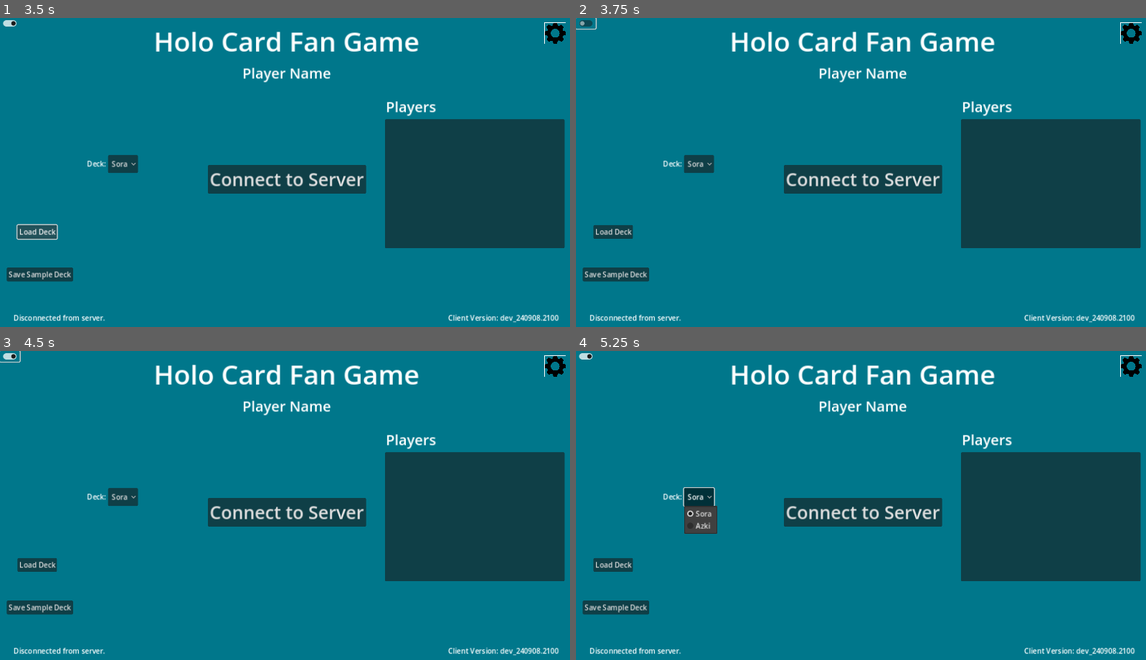
Above: before the commit, frames 1-4 (two rows, left to right).
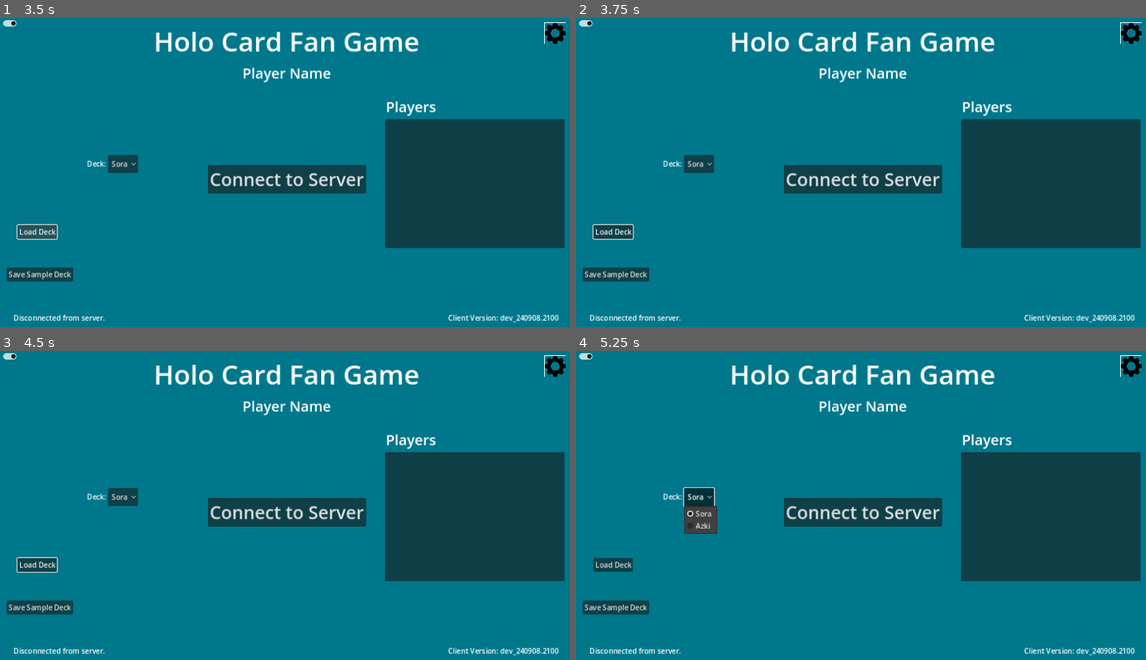
Above: after the commit, the same moments.

Repository: daniel-k-taylor/holocardclient
Game: Godot game, scene res://scenes/main.tscn
Two runs of this game, one before a commit and one after it. Both use one fixed random seed, a clock stepped at 60 frames per second and the inputs below.
Inputs (mouse positions are in pixels of both pictures, inside the frame that each line leads up to):
- Up to frame 1 (3.5 s): click "Sora" at 0.5 s; click (552, 33) at 1.25 s; click "Save Sample Deck" at 2 s; click "Load Deck" at 2.75 s
- Up to frame 2 (3.75 s): click (587, 24) at 3.5 s
- Up to frame 3 (4.5 s): click (11, 357) at 4.25 s
- Up to frame 4 (5.25 s): click "Sora" at 5 s

Frame 1 is identical in both runs. In frame 2, 0.2% of the frame differs, in the area x 0-11%, y 0-72%; in frame 3, 0.1%; in frame 4, nothing differs.

Commit message:
Enable custom games

Diff:
--- a/globals/network_manager.gd
+++ b/globals/network_manager.gd
@@ -142,17 +142,24 @@
 
 ### Commands ###
 
-func join_match_queue(queue, oshi_id, deck, cheer_deck):
+func join_match_queue(queue_name, oshi_id, deck, cheer_deck):
+	var game_type = "versus"
+	var custom_game = true
+	for queue in get_queue_info():
+		if queue["queue_name"] == queue_name:
+			game_type = queue["game_type"]
+			custom_game = queue["custom_game"]
 	var message = {
 		"message_type": ClientMessage_JoinMatchmakingQueue,
-		"custom_game": false,
-		"queue_name": queue["queue_name"],
-		"game_type": queue["game_type"],
+		"custom_game": custom_game,
+		"queue_name": queue_name,
+		"game_type": game_type,
 		"oshi_id": oshi_id,
 		"deck": deck,
 		"cheer_deck": cheer_deck,
 	}
 	_send_message(message)
+
 
 func leave_match_queue():
 	var message = {
--- a/scenes/menu/main_menu.gd
+++ b/scenes/menu/main_menu.gd
@@ -14,6 +14,7 @@
 @onready var join_queue_button = $MainButtons/JoinQueueButton
 @onready var join_match_button = $MainButtons/JoinMatchButton
 @onready var leave_queue_button = $MainButtons/LeaveQueueButton
+@onready var join_custom_box = $MainButtons/JoinCustomBox
 
 # Labels
 @onready var server_status = $ServerStatus/ServerStatusLabel
@@ -23,10 +24,12 @@
 
 # Other
 @onready var server_info_list : ItemList = $ServerInfoList
-@onready var deck_selector = $HBoxContainer/DeckSelector
+@onready var deck_selector = $DeckControls/HBoxContainer/DeckSelector
+@onready var deck_controls = $DeckControls
 @onready var save_file_dialog = $SaveFileDialog
 @onready var open_file_dialog = $OpenFileDialog
 @onready var modal_dialog = $ModalDialog
+@onready var custom_room_entry = $MainButtons/JoinCustomBox/CustomRoomEditBox
 
 enum MenuState {
 	MenuState_ConnectingToServer,
@@ -64,7 +67,8 @@
 		window.setupFileLoad(file_load_callback)
 
 func _update_element(button, enabled_value, visibility_value):
-	button.disabled = not enabled_value
+	if button is Button:
+		button.disabled = not enabled_value
 	button.visible = visibility_value
 
 func _update_buttons() -> void:
@@ -75,7 +79,8 @@
 			_update_element(join_queue_button, false, true)
 			_update_element(join_match_button, false, false)
 			_update_element(leave_queue_button, false, false)
-			_update_element(deck_selector, true, true)
+			_update_element(deck_controls, true, true)
+			_update_element(join_custom_box, false, false)
 			server_status.text = "Connecting to server..."
 		MenuState.MenuState_Connected_Default:
 			_update_element(play_ai_button, true, true)
@@ -83,7 +88,8 @@
 			_update_element(join_queue_button, true, true)
 			_update_element(join_match_button, false, false)
 			_update_element(leave_queue_button, false, false)
-			_update_element(deck_selector, true, true)
+			_update_element(deck_controls, true, true)
+			_update_element(join_custom_box, true, true)
 			server_status.text = "Connected"
 		MenuState.MenuState_Disconnected:
 			_update_element(play_ai_button, false, false)
@@ -91,7 +97,8 @@
 			_update_element(join_queue_button, false, false)
 			_update_element(join_match_button, false, false)
 			_update_element(leave_queue_button, false, false)
-			_update_element(deck_selector, true, true)
+			_update_element(deck_controls, true, true)
+			_update_element(join_custom_box, false, false)
 			server_status.text = "Disconnected from server"
 			player_username.text = "Player Name"
 		MenuState.MenuState_Queued:
@@ -100,7 +107,8 @@
 			_update_element(join_queue_button, false, false)
 			_update_element(join_match_button, false, false)
 			_update_element(leave_queue_button, true, true)
-			_update_element(deck_selector, false, true)
+			_update_element(deck_controls, false, false)
+			_update_element(join_custom_box, false, false)
 		_:
 			assert(false, "Unimplemented menu state")
 			pass
@@ -160,16 +168,6 @@
 	_update_buttons()
 	NetworkManager.connect_to_server()
 
-func get_matchmaking_queue():
-	for queue in match_queues:
-		if queue["queue_name"] == "main_matchmaking_normal":
-			return queue
-
-func get_ai_queue():
-	for queue in match_queues:
-		if queue["queue_name"] == "main_matchmaking_ai":
-			return queue
-
 func get_player_oshi():
 	if custom_deck_used:
 		return loaded_deck["oshi"]
@@ -192,10 +190,19 @@
 func _on_join_queue_button_pressed() -> void:
 	menu_state = MenuState.MenuState_Queued
 	_update_buttons()
-	join_match_queue(self.get_matchmaking_queue())
-
-func join_match_queue(queue):
-	NetworkManager.join_match_queue(queue, get_player_oshi(), get_player_deck(), get_player_cheer_deck())
+	join_match_queue("main_matchmaking_normal")
+
+func _on_join_custom_button_pressed() -> void:
+	var desired_room : String = custom_room_entry.text
+	desired_room = desired_room.strip_edges(true, true)
+	if desired_room:
+		menu_state = MenuState.MenuState_Queued
+		_update_buttons()
+		join_match_queue(desired_room)
+
+
+func join_match_queue(queue_name):
+	NetworkManager.join_match_queue(queue_name, get_player_oshi(), get_player_deck(), get_player_cheer_deck())
 
 func _on_join_failed(error_id) -> void:
 	match error_id:
@@ -217,7 +224,7 @@
 func _on_play_ai_button_pressed() -> void:
 	menu_state = MenuState.MenuState_Queued
 	_update_buttons()
-	join_match_queue(self.get_ai_queue())
+	join_match_queue("main_matchmaking_ai")
 
 
 func _on_load_deck_button_pressed():
--- a/scenes/menu/main_menu.tscn
+++ b/scenes/menu/main_menu.tscn
@@ -102,6 +102,20 @@
 disabled = true
 text = "Join Match"
 
+[node name="JoinCustomBox" type="HBoxContainer" parent="MainButtons"]
+layout_mode = 2
+
+[node name="CustomRoomEditBox" type="LineEdit" parent="MainButtons/JoinCustomBox"]
+layout_mode = 2
+size_flags_horizontal = 3
+placeholder_text = "Enter Custom Room"
+max_length = 10
+
+[node name="JoinCustomButton" type="Button" parent="MainButtons/JoinCustomBox"]
+layout_mode = 2
+theme = ExtResource("1_i5wud")
+text = "Custom"
+
 [node name="LeaveQueueButton" type="Button" parent="MainButtons"]
 layout_mode = 2
 theme = ExtResource("1_i5wud")
@@ -123,25 +137,6 @@
 offset_right = 44.0
 offset_bottom = 24.0
 button_pressed = true
-
-[node name="HBoxContainer" type="HBoxContainer" parent="."]
-layout_mode = 0
-offset_left = 194.0
-offset_top = 306.0
-offset_right = 308.0
-offset_bottom = 346.0
-
-[node name="Label" type="Label" parent="HBoxContainer"]
-layout_mode = 2
-text = "Deck:"
-
-[node name="DeckSelector" type="OptionButton" parent="HBoxContainer"]
-layout_mode = 2
-selected = 0
-item_count = 2
-popup/item_0/text = "Sora"
-popup/item_1/text = "Azki"
-popup/item_1/id = 1
 
 [node name="PlayerUsernameLabel" type="Label" parent="."]
 layout_mode = 1
@@ -175,7 +170,12 @@
 offset_bottom = 58.0
 texture = ExtResource("5_rki3m")
 
-[node name="SampleDeckButton" type="Button" parent="."]
+[node name="DeckControls" type="Control" parent="."]
+anchors_preset = 0
+offset_right = 40.0
+offset_bottom = 40.0
+
+[node name="SampleDeckButton" type="Button" parent="DeckControls"]
 layout_mode = 0
 offset_left = 15.0
 offset_top = 557.0
@@ -183,13 +183,32 @@
 offset_bottom = 588.0
 text = "Save Sample Deck"
 
-[node name="LoadDeckButton" type="Button" parent="."]
+[node name="LoadDeckButton" type="Button" parent="DeckControls"]
 layout_mode = 0
 offset_left = 39.0
 offset_top = 462.0
 offset_right = 127.0
 offset_bottom = 493.0
 text = "Load Deck"
+
+[node name="HBoxContainer" type="HBoxContainer" parent="DeckControls"]
+layout_mode = 0
+offset_left = 194.0
+offset_top = 306.0
+offset_right = 308.0
+offset_bottom = 346.0
+
+[node name="Label" type="Label" parent="DeckControls/HBoxContainer"]
+layout_mode = 2
+text = "Deck:"
+
+[node name="DeckSelector" type="OptionButton" parent="DeckControls/HBoxContainer"]
+layout_mode = 2
+selected = 0
+item_count = 2
+popup/item_0/text = "Sora"
+popup/item_1/text = "Azki"
+popup/item_1/id = 1
 
 [node name="SaveFileDialog" type="FileDialog" parent="."]
 initial_position = 1
@@ -229,10 +248,11 @@
 [connection signal="pressed" from="MainButtons/PlayAIButton" to="." method="_on_play_ai_button_pressed"]
 [connection signal="pressed" from="MainButtons/ServerConnectButton" to="." method="_on_server_connect_button_pressed"]
 [connection signal="pressed" from="MainButtons/JoinQueueButton" to="." method="_on_join_queue_button_pressed"]
+[connection signal="pressed" from="MainButtons/JoinCustomBox/JoinCustomButton" to="." method="_on_join_custom_button_pressed"]
 [connection signal="pressed" from="MainButtons/LeaveQueueButton" to="." method="_on_leave_queue_button_pressed"]
 [connection signal="toggled" from="DebugSpewButton" to="." method="_on_debug_spew_button_toggled"]
 [connection signal="pressed" from="SettingsButton" to="." method="_on_settings_button_pressed"]
-[connection signal="pressed" from="SampleDeckButton" to="." method="_on_save_deck_button_pressed"]
-[connection signal="pressed" from="LoadDeckButton" to="." method="_on_load_deck_button_pressed"]
+[connection signal="pressed" from="DeckControls/SampleDeckButton" to="." method="_on_save_deck_button_pressed"]
+[connection signal="pressed" from="DeckControls/LoadDeckButton" to="." method="_on_load_deck_button_pressed"]
 [connection signal="file_selected" from="SaveFileDialog" to="." method="_on_save_file_dialog_file_selected"]
 [connection signal="file_selected" from="OpenFileDialog" to="." method="_on_open_file_dialog_file_selected"]
